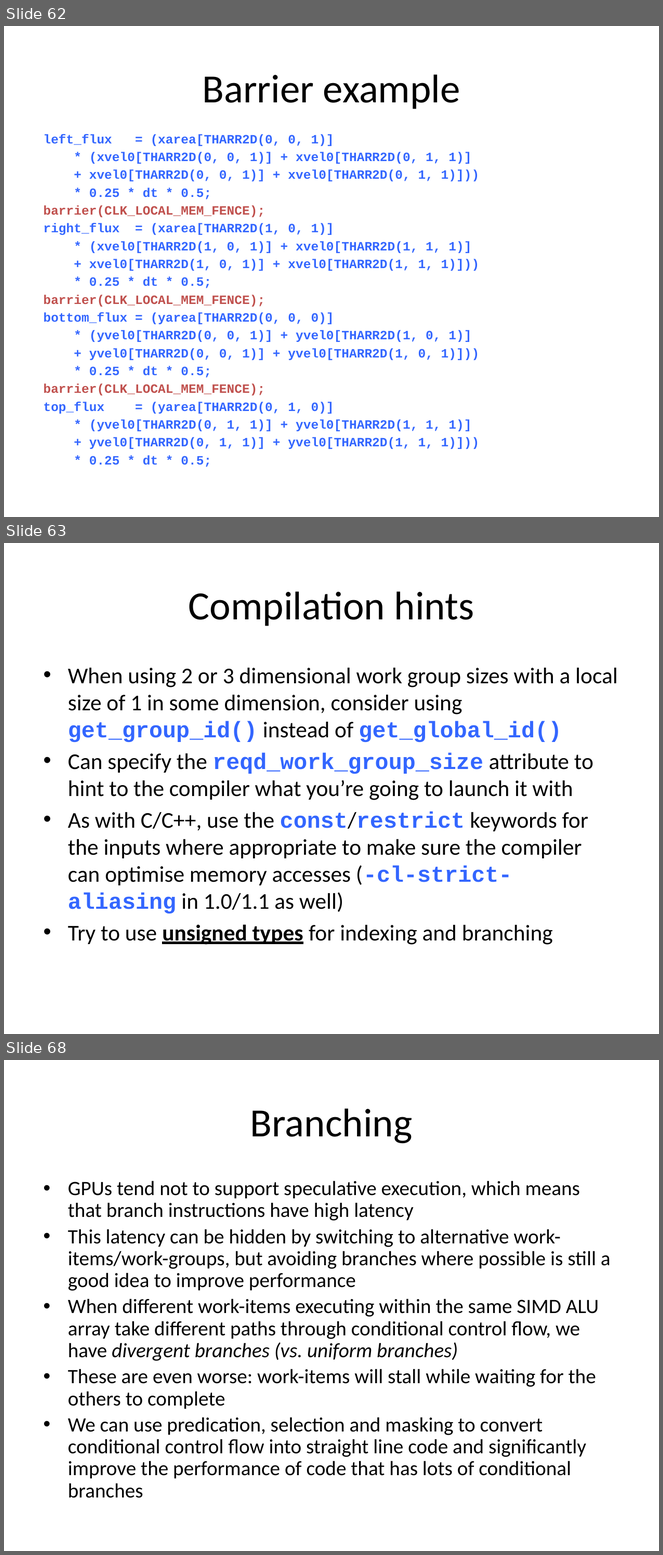
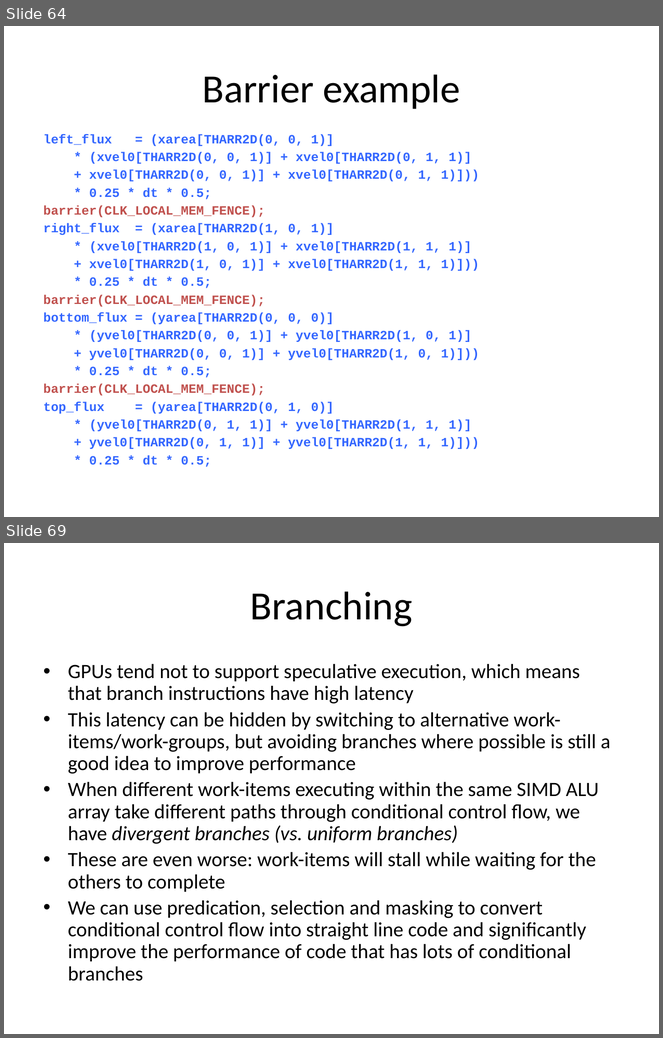
Before and after one commit to UoB-HPC/opencl-training-code, a slide deck: slides/advanced_part3.pptx. Shown one above the other, each under a label of ours: slides 62, 63 and 68 before the commit, slides 64 and 69 after it; the slides between them are not shown. The pictures are 663x1555 and 663x1038 pixels, drawn with LibreOffice and Linux fonts; fonts in the diff are those of the drawing. Boxes give left, top, right and bottom in pixels: in the first picture for what was removed or moved away, otherwise in the second. Text is boxed around its words. In the diff, an @@ line names an element or a change of style, - is before the commit and + after.

```diff
--- a/slides/advanced_part3.pptx
+++ b/slides/advanced_part3.pptx
@@ slide 63 removed at (4,543,659,1034), background #FFFFFF @@
@@ title removed at (189,591,475,626) @@
-Compilation hints
@@ text removed at (68,668,618,945) @@
-• When using 2 or 3 dimensional work group sizes with a local size of 1 in some dimension, consider using get_group_id() instead of get_global_id()
-• Can specify the reqd_work_group_size attribute to hint to the compiler what you’re going to launch it with
-• As with C/C++, use the const/restrict keywords for the inputs where appropriate to make sure the compiler can optimise memory accesses (-cl-strict-aliasing in 1.0/1.1 as well)
-• Try to use unsigned types for indexing and branching
@@ what was slide 62 is now slide 64 @@
@@ what was slide 68 is now slide 69 @@
```
Also in this commit, not shown: 47 slides changed, 2 slides added, 1 other file.
